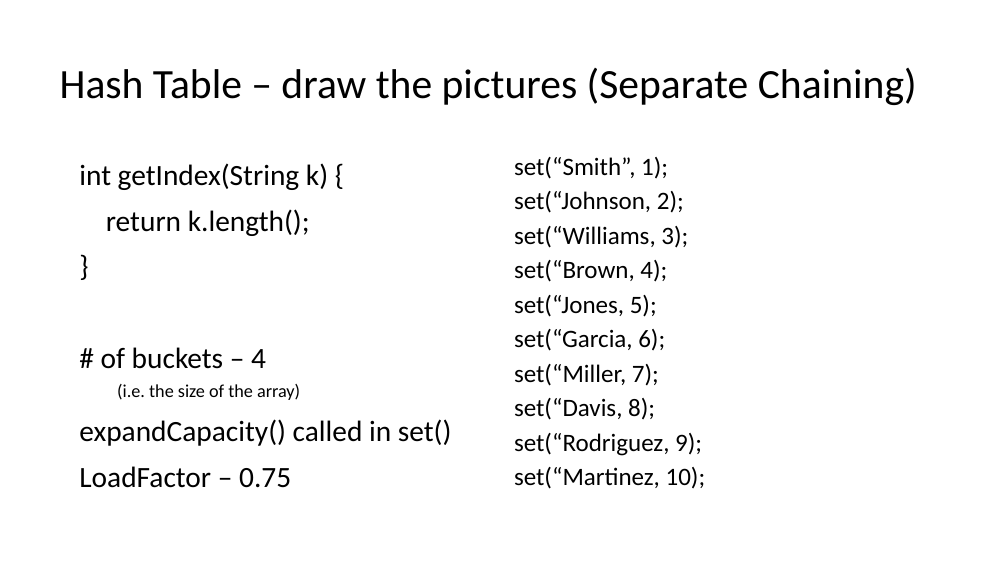
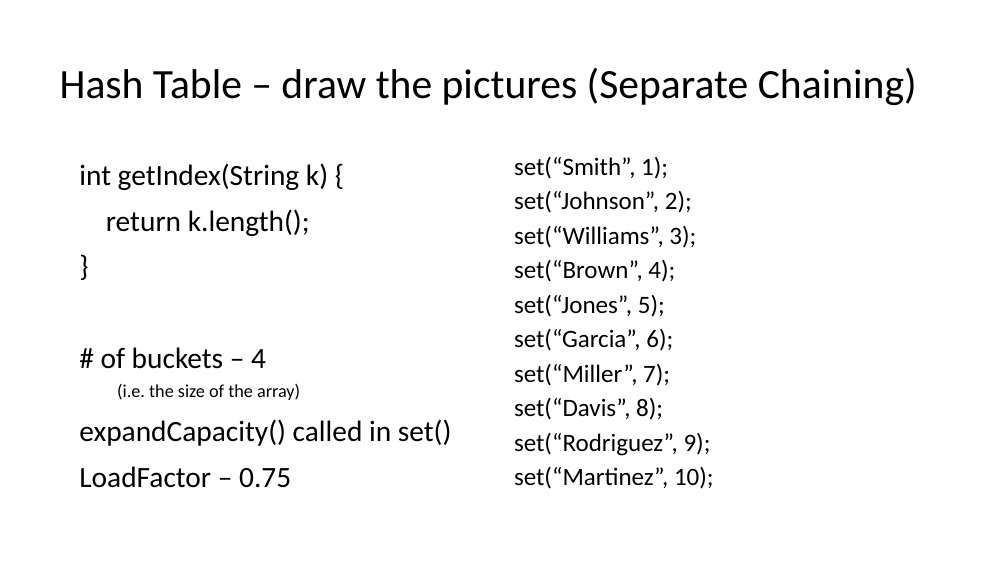
Before and after one commit to ucsd-cse12-f20/ucsd-cse12-f20.github.io, a slide deck: slide 4 of lectures/lecture-16/Lecture-Live A00/Lecture 16 - Lecture.pptx. Drawn at 1008x567 pixels with LibreOffice and Linux fonts; fonts in the diff are those of the drawing. Boxes give left, top, right and bottom in pixels: in the first picture for what was removed or moved away, otherwise in the second. Text is boxed around its words. In the diff, an @@ line names an element or a change of style, - is before the commit and + after.

```diff
--- a/lectures/lecture-16/Lecture-Live A00/Lecture 16 - Lecture.pptx
+++ b/lectures/lecture-16/Lecture-Live A00/Lecture 16 - Lecture.pptx
@@ text at (x1=514, y1=191, x2=714, y2=489): text changed @@
-set(“Johnson, 2);
-set(“Williams, 3);
-set(“Brown, 4);
-set(“Jones, 5);
-set(“Garcia, 6);
-set(“Miller, 7);
-set(“Davis, 8);
-set(“Rodriguez, 9);
-set(“Martinez, 10);
+set(“Johnson”, 2);
+set(“Williams”, 3);
+set(“Brown”, 4);
+set(“Jones”, 5);
+set(“Garcia”, 6);
+set(“Miller”, 7);
+set(“Davis”, 8);
+set(“Rodriguez”, 9);
+set(“Martinez”, 10);
```
Also in this commit, not shown: 1 other slide changed, 4 other files.
